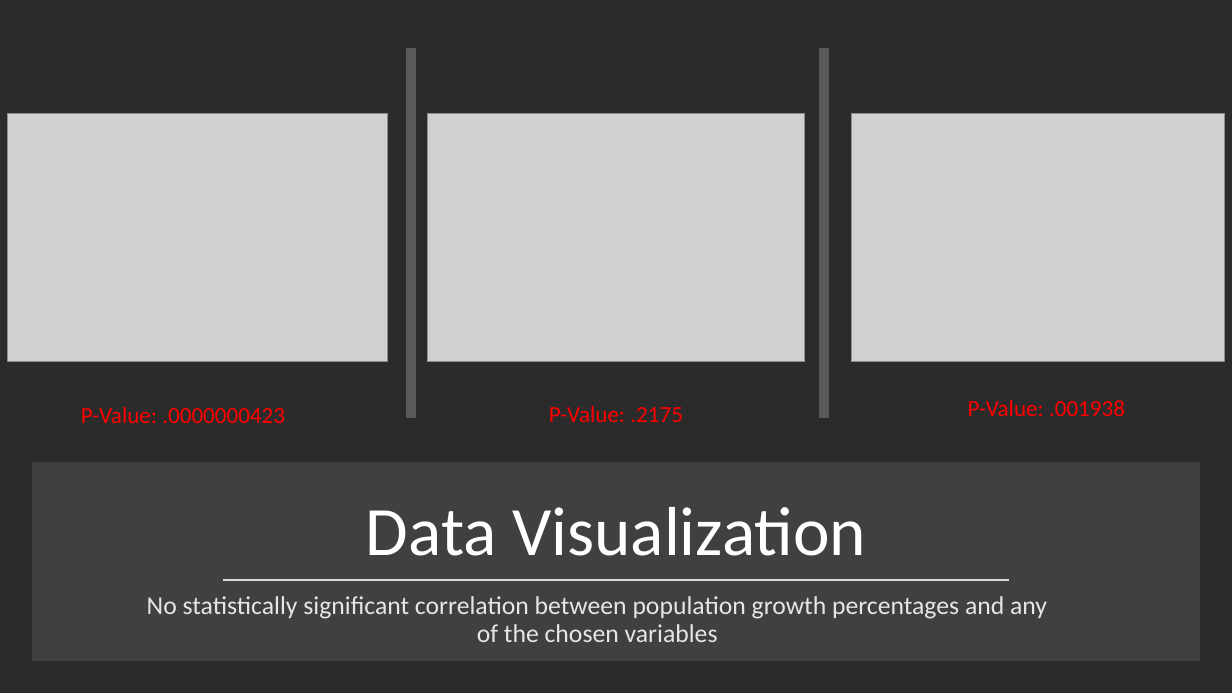
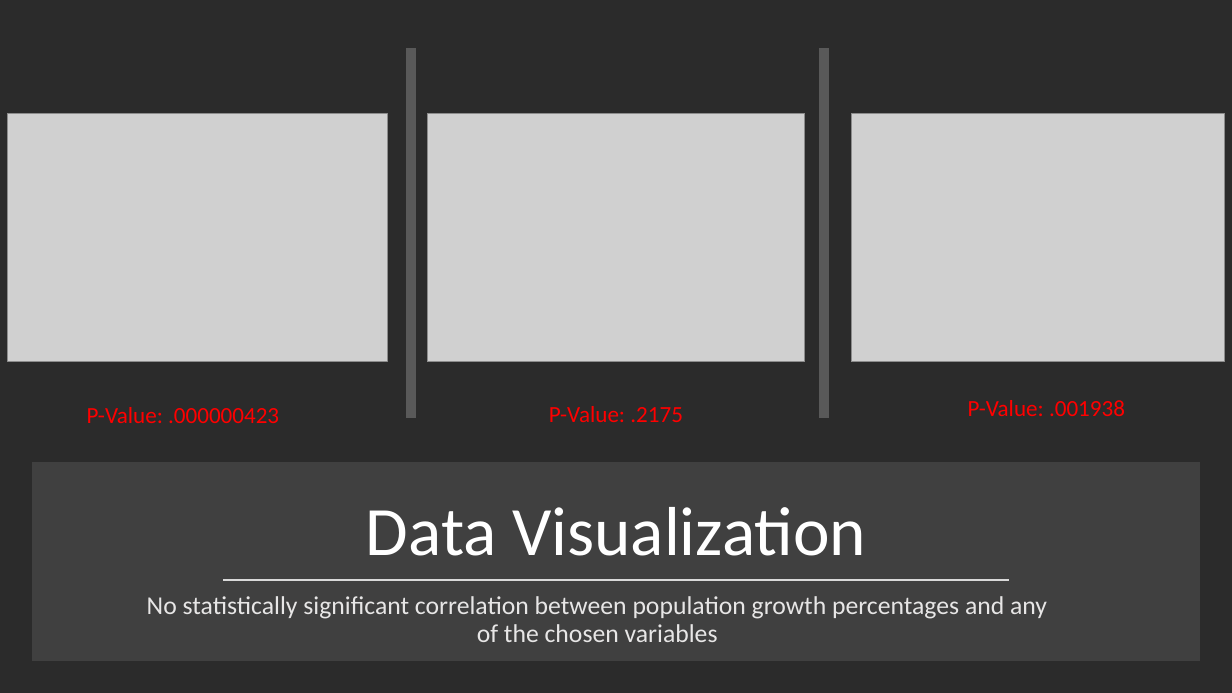
Before and after one commit to ConnerSick/Project-1, a slide deck: slide 6 of Geographic Factors on US Population Growth.pptx. Drawn at 1232x693 pixels with LibreOffice and Linux fonts; fonts in the diff are those of the drawing; grey boxes stand for pictures; background and template pictures are left out; a plain dark background stands for a picture behind light text. Boxes give left, top, right and bottom in pixels: in the first picture for what was removed or moved away, otherwise in the second. Text is boxed around its words. In the diff, an @@ line names an element or a change of style, - is before the commit and + after.

Commit message:
Presentation

```diff
--- a/Geographic Factors on US Population Growth.pptx
+++ b/Geographic Factors on US Population Growth.pptx
@@ text at box(87, 407, 279, 423): text changed @@
-P-Value: .0000000423
+P-Value: .000000423
```
